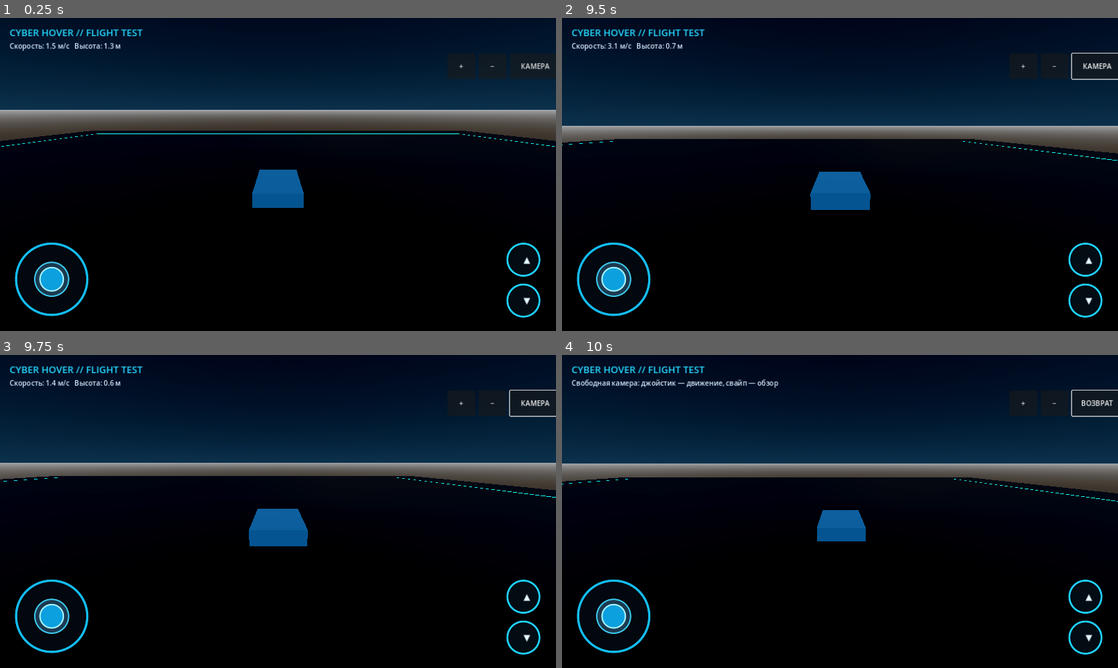
Above: before the commit, frames 1-4 (two rows, left to right).
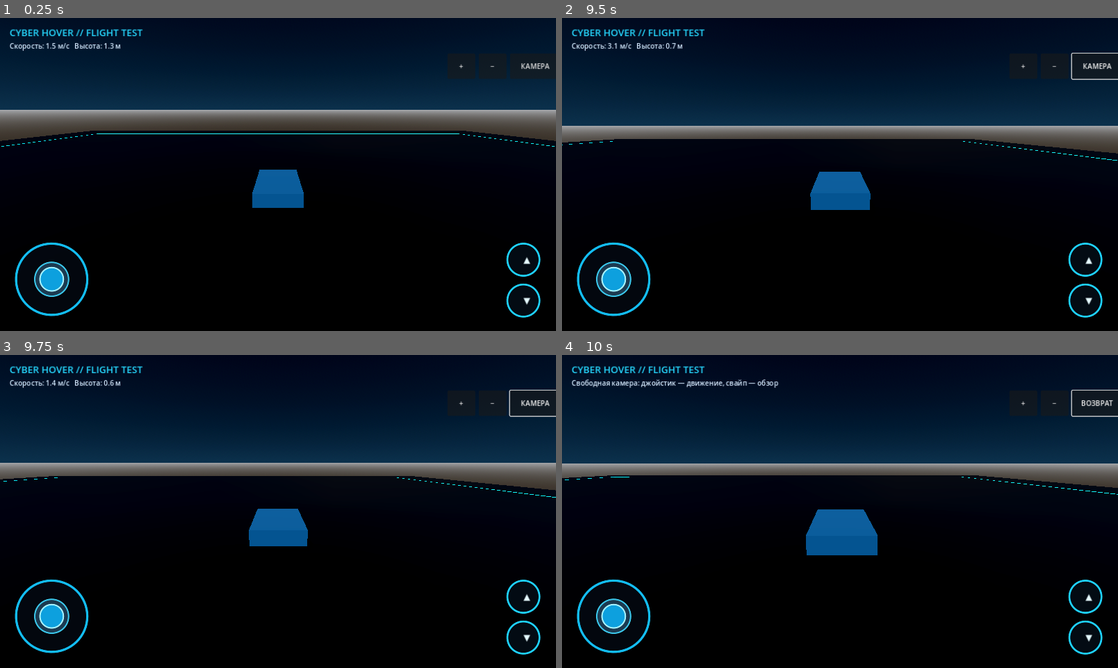
Above: after the commit, the same moments.

Repository: a89526425040-creator/CyberHoverDemo
Game: Godot game, scene res://main.tscn
Two runs of this game, one before a commit and one after it. Both use one fixed random seed, a clock stepped at 60 frames per second and the inputs below.
Inputs (mouse positions are in pixels of both pictures, inside the frame that each line leads up to):
- Up to frame 1 (0.25 s): no input
- Up to frame 2 (9.5 s): tap Enter at 0.5 s; move the mouse to (962, 158) at 0.52 s; hold D 0.53-1.25 s; tap Ctrl at 0.6, 5.1, 6.6, 8.1 s; click (962, 158) at 0.67 s; tap Space at 0.77, 6.5, 6.77 s; drag from (728, 190) to (812, 237) at 1.27 s; click "+" at 2 s; click "−" at 2.75 s; click "КАМЕРА" at 3.5 s; click "ВОЗВРАТ" at 4.25 s; move the mouse to (895, 105) at 5.02 s; hold D 5.03-5.75 s; drag from (812, 237) to (673, 127) at 5.77 s; move the mouse to (1006, 221) at 6.52 s; hold A 6.53-7.25 s; drag from (673, 127) to (756, 96) at 7.27 s; move the mouse to (867, 174) at 8.02 s; hold S 8.03-8.75 s; click (867, 174) at 8.17 s; drag from (756, 96) to (728, 190) at 8.77 s
- Up to frame 3 (9.75 s): move the mouse to (400, 495) at 9.52 s; hold W from 9.53 s (still down); tap Ctrl at 9.6 s
- Up to frame 4 (10 s): keep holding W; tap Space at 9.77 s

Frames 1-3 are identical in both runs. In frame 4, 1.8% of the frame differs, in the area x 0-100%, y 38-64%.

Commit message:
Correct forward direction in free camera movement

Diff:
--- a/scripts/world.gd
+++ b/scripts/world.gd
@@ -367,7 +367,7 @@
         var move := Vector3(
             FlightInput.axis("left", "right"),
             FlightInput.axis("down", "up"),
-            FlightInput.axis("back", "forward")
+            -FlightInput.axis("back", "forward")
         )
         var basis := Basis(Vector3.UP, free_camera_yaw) * Basis(Vector3.RIGHT, free_camera_pitch)
         camera.global_position += (basis * move) * free_camera_speed * delta
